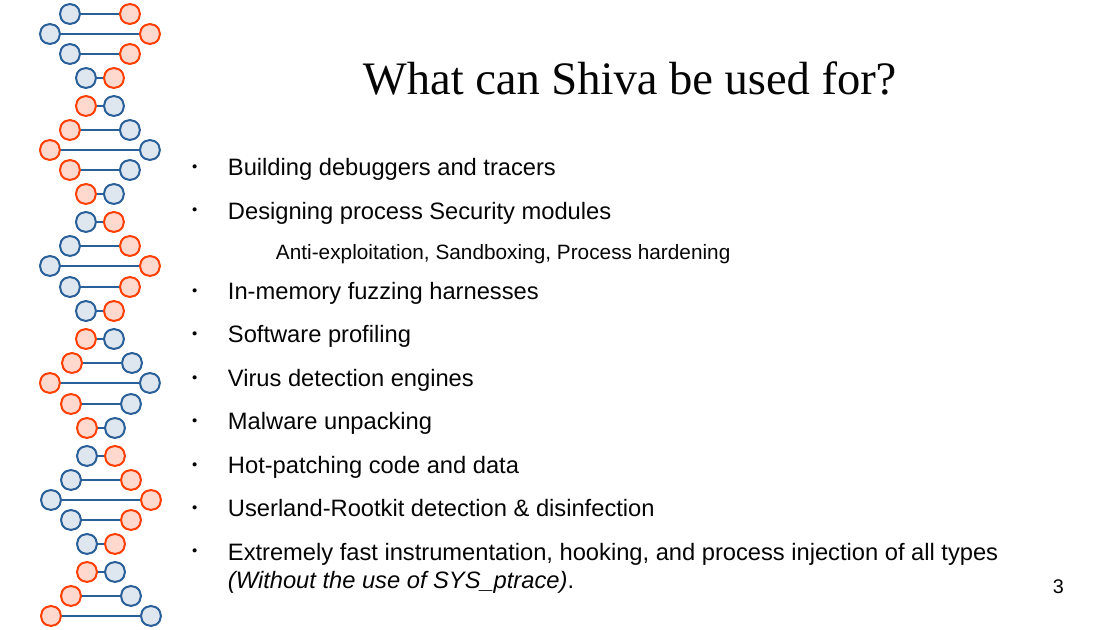
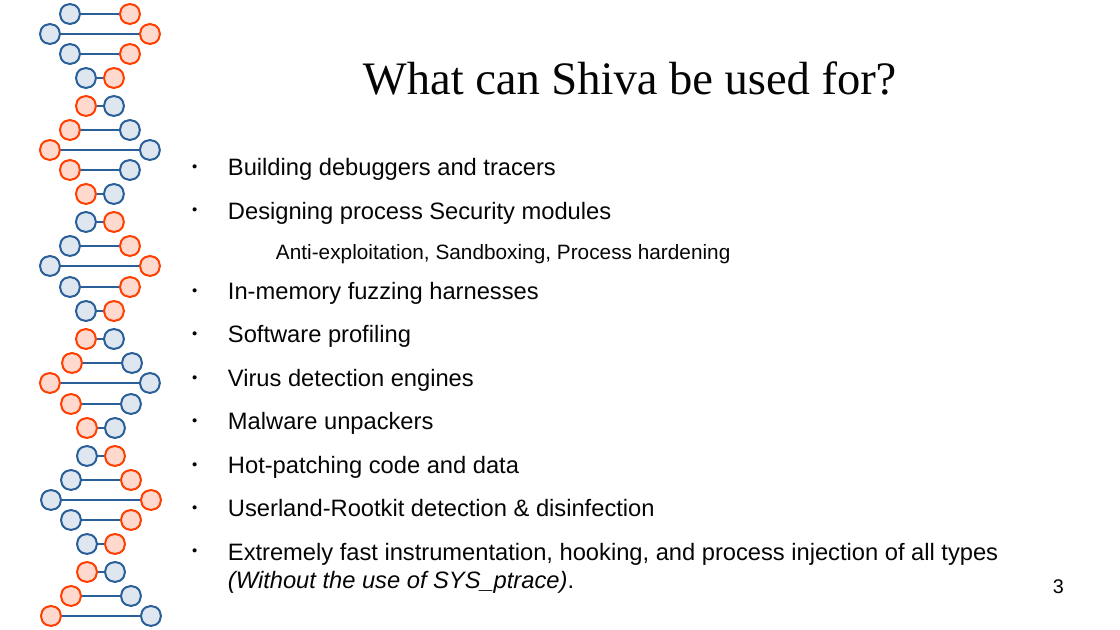
Before and after one commit to advanced-microcode-patching/shiva, a slide deck: slide 3 of presentation/shiva_runtime.odp. Drawn at 1120x630 pixels with LibreOffice and Linux fonts; fonts in the diff are those of the drawing. Boxes give left, top, right and bottom in pixels: in the first picture for what was removed or moved away, otherwise in the second. Text is boxed around its words. In the diff, an @@ line names an element or a change of style, - is before the commit and + after.

```diff
--- a/presentation/shiva_runtime.odp
+++ b/presentation/shiva_runtime.odp
@@ text at <box>228,411,433,434</box>: text changed @@
-● Malware unpacking
+● Malware unpackers
```
Also in this commit, not shown: 2 other slides changed, 1 other file.
